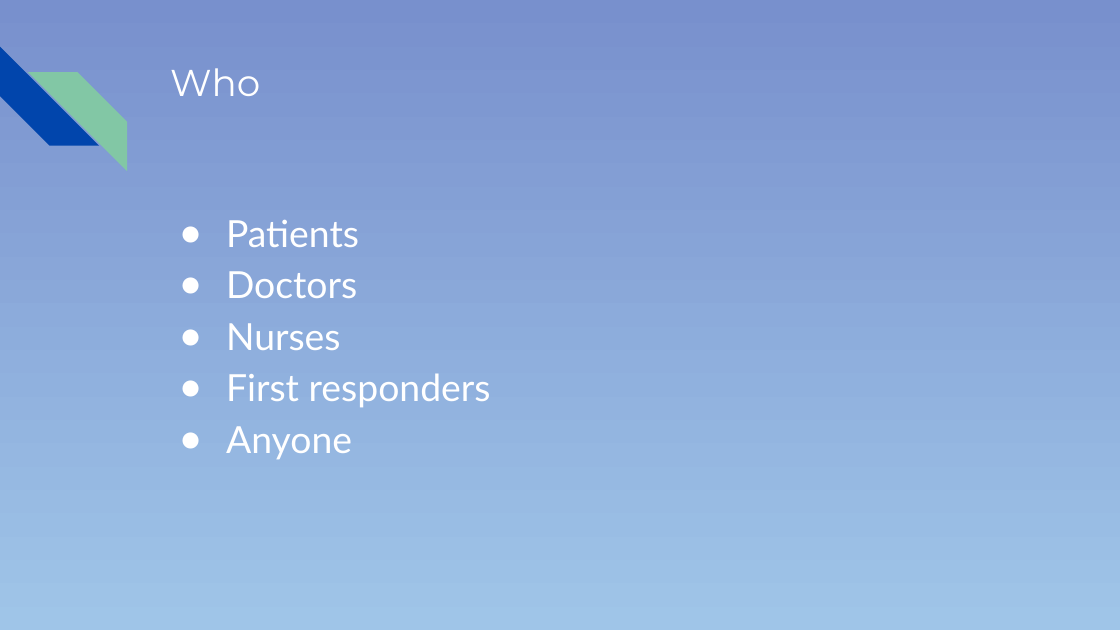
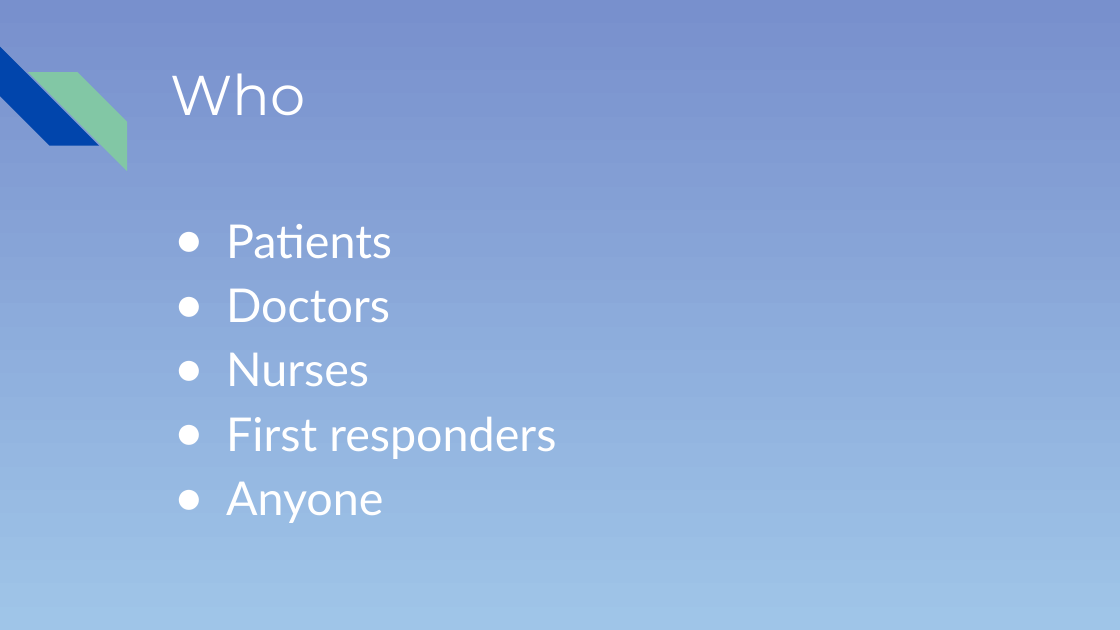
Before and after one commit to colemank0259/CSC-289_Group3, a slide deck: slide 3 of Pitch_PowerPoint.pptx. Drawn at 1120x630 pixels with LibreOffice and Linux fonts; fonts in the diff are those of the drawing. Boxes give left, top, right and bottom in pixels: in the first picture for what was removed or moved away, otherwise in the second. Text is boxed around its words. In the diff, an @@ line names an element or a change of style, - is before the commit and + after.

```diff
--- a/Pitch_PowerPoint.pptx
+++ b/Pitch_PowerPoint.pptx
@@ title "Who" at <box>170,73,305,115</box>: size 24 to 36 pt @@
@@ text "Patients" at <box>226,224,556,523</box>: size 24 to 30 pt; indent changed @@
```
Also in this commit, not shown: 8 other slides changed, 4 slides added, 1 slide removed.
